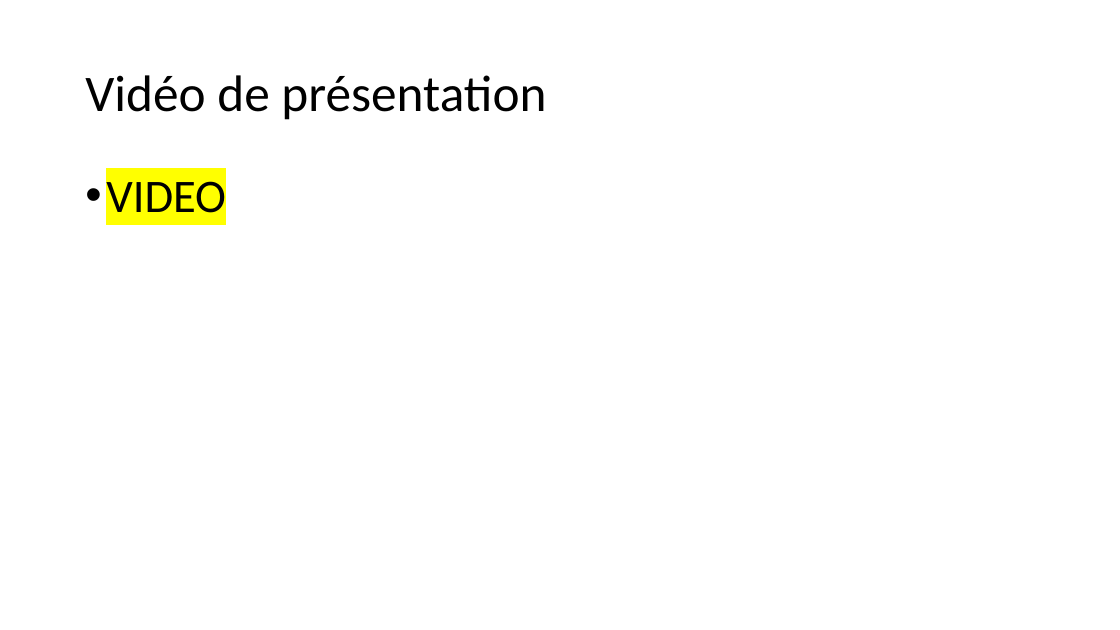
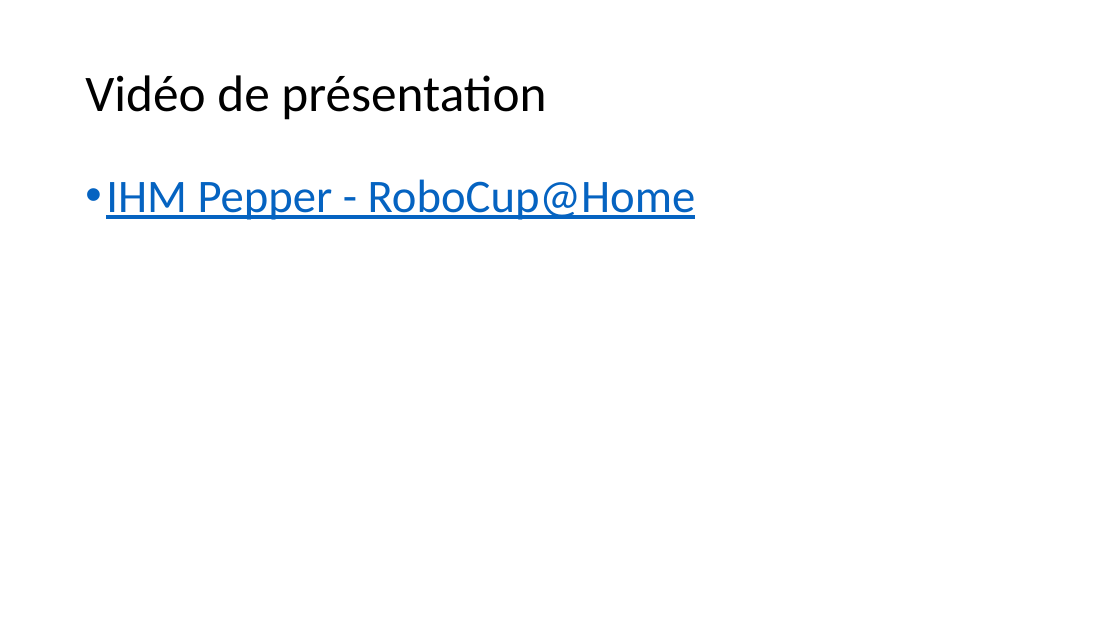
Before and after one commit to PorteAntoine/IHM_PEPPER_CPE2017, a slide deck: slide 7 of Rapport/Diapo_ihm_pepper.pptx. Drawn at 1120x630 pixels with LibreOffice and Linux fonts; fonts in the diff are those of the drawing; background and template pictures are left out. Boxes give left, top, right and bottom in pixels: in the first picture for what was removed or moved away, otherwise in the second. Text is boxed around its words. In the diff, an @@ line names an element or a change of style, - is before the commit and + after.

```diff
--- a/Rapport/Diapo_ihm_pepper.pptx
+++ b/Rapport/Diapo_ihm_pepper.pptx
@@ text at bbox=[106, 179, 696, 220]: text changed; text colour #000000 to #0563C1 @@
-• VIDEO
+• IHM Pepper - RoboCup@Home
```
Also in this commit, not shown: 3 other slides changed, 1 slide removed.
